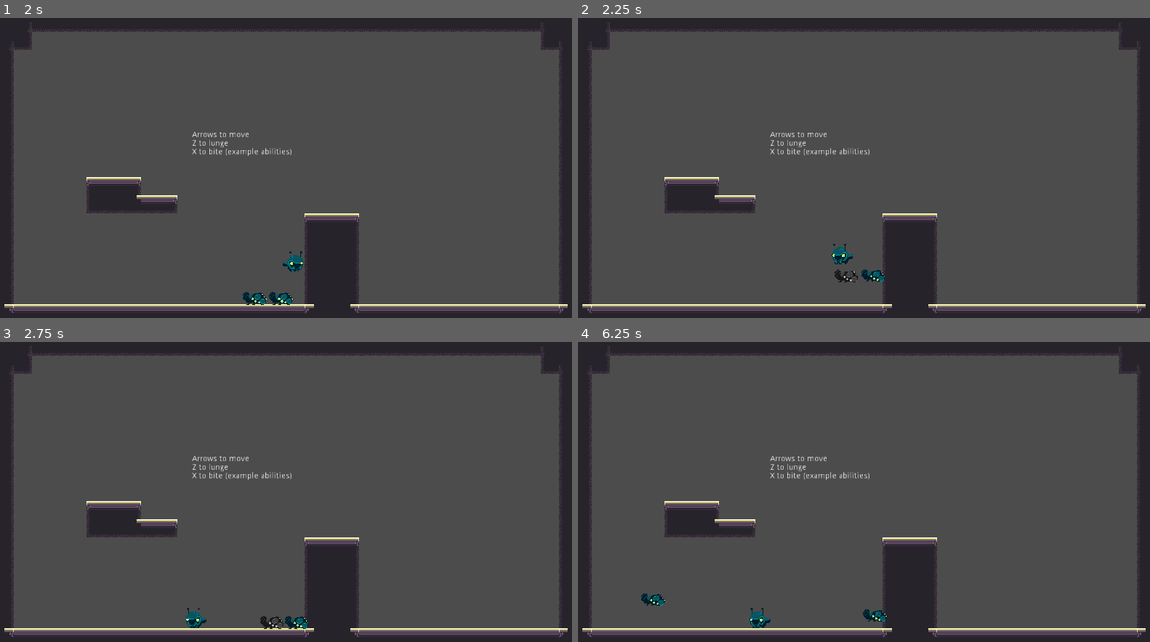
Above: before the commit, frames 1-4 (two rows, left to right).
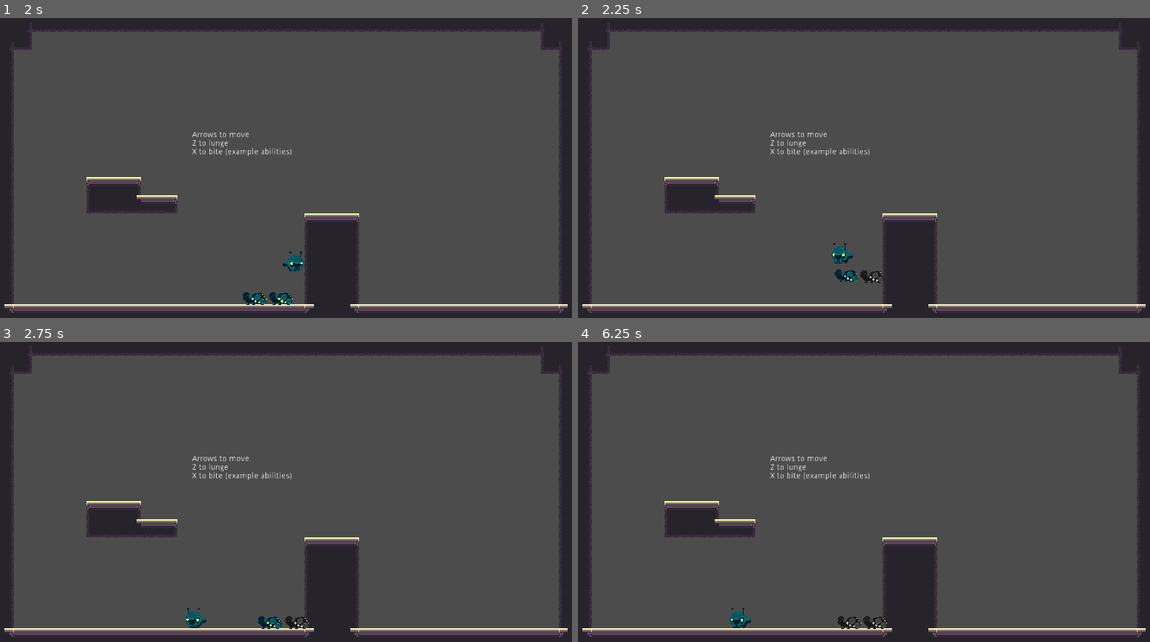
Above: after the commit, the same moments.

Repository: aveswoods/game-off-2021
Game: Godot game, scene res://creatures/test_scene.tscn
Two runs of this game, one before a commit and one after it. Both use one fixed random seed, a clock stepped at 60 frames per second and the inputs below. The project has no main scene, so this scene is started directly. Sound files missing from this copy of the repository are replaced by a short silence.
Inputs:
- Up to frame 1 (2 s): hold Right (ui_right) from 0.53 s (still down); tap Z (ui_accept) at 0.77, 1.52 s
- Up to frame 2 (2.25 s): release Right (ui_right) at 2.03 s; hold Left (ui_left) from 2.03 s (still down)
- Up to frame 3 (2.75 s): keep holding Left (ui_left)
- Up to frame 4 (6.25 s): release Left (ui_left) at 2.78 s; hold Right (ui_right) 2.78-4.28 s; tap Z (ui_accept) at 3.02, 3.77, 4.52, 6.02 s; hold Left (ui_left) 4.28-5.03 s; hold Right (ui_right) 5.03-5.78 s; hold Left (ui_left) from 5.78 s (still down)

Frame 1 is identical in both runs. In frame 2, 0.2% of the frame differs, in the area x 44-54%, y 75-89%; in frame 3, 0.2%; in frame 4, 0.7%, in the area x 11-55%, y 83-96%.

Commit message:
Added binary number explosion in CreatureSprite.gd

Diff:
--- a/creatures/CreatureSprite.gd
+++ b/creatures/CreatureSprite.gd
@@ -1,6 +1,14 @@
 extends Sprite
 
 class_name CreatureSprite
+
+signal finished_death_animation
+
+# Death animation timer
+var _death_animation_timer = Timer.new()
+
+# Particles
+var _explosion_particles = load("res://creatures/death_animations/explosion.tscn").instance()
 
 var _shader_material = null
 
@@ -22,16 +30,29 @@
 	_shader_material.set_shader_param("stunned", false)
 
 func animate_explode():
-	pass
+	_explosion_particles.emitting = true
+	_death_animation_timer.start()
 
 func animate_big_explode():
-	pass
+	emit_signal("finished_death_animation")
 
 func animate_fade_away():
-	pass
+	emit_signal("finished_death_animation")
 
 func animate_disintegrate():
-	pass
+	emit_signal("finished_death_animation")
 
 func _ready():
+	# Add death animation timer
+	_death_animation_timer.one_shot = true
+	_death_animation_timer.connect("timeout", self, "_on_death_timer_animation_timeout")
+	add_child(_death_animation_timer)
+
+	# Make particles to sprite's properties
+	# TODO
+	add_child(_explosion_particles)
+
 	_shader_material = material
+
+func _on_death_timer_animation_timeout():
+	emit_signal("finished_death_animation")
--- /dev/null
+++ b/creatures/death_animations/explosion.tscn
@@ -0,0 +1,31 @@
+[gd_scene load_steps=4 format=2]
+
+[ext_resource path="res://creatures/death_animations/binary_particles0.png" type="Texture" id=1]
+[ext_resource path="res://creatures/death_animations/binary_particles1.png" type="Texture" id=2]
+
+[sub_resource type="AnimatedTexture" id=1]
+frames = 2
+fps = 6.0
+frame_0/texture = ExtResource( 1 )
+frame_1/texture = ExtResource( 2 )
+frame_1/delay_sec = 0.0
+
+[node name="CPUParticles2D" type="CPUParticles2D"]
+emitting = false
+amount = 24
+lifetime = 1.25
+one_shot = true
+explosiveness = 0.85
+lifetime_randomness = 1.0
+local_coords = false
+texture = SubResource( 1 )
+emission_shape = 1
+emission_sphere_radius = 20.0
+direction = Vector2( 0, -1 )
+spread = 60.0
+gravity = Vector2( 0, 0 )
+initial_velocity = 100.0
+initial_velocity_random = 0.5
+linear_accel = -30.0
+scale_amount = 2.0
+scale_amount_random = 1.0
--- a/creatures/enemies/Enemy.gd
+++ b/creatures/enemies/Enemy.gd
@@ -14,10 +14,10 @@
 var _stun_timer = Timer.new()
 var hp = 0
 enum death_source {
-	IMPACT,
-	EXPLOSION,
-	ERASE,
-	WATER
+	IMPACT, # 0
+	EXPLOSION, # 1
+	ERASE, # 2
+	WATER # 3
 }
 
 # Physics variables
@@ -42,7 +42,7 @@
 	_stun_timer.start()
 
 
-func take_damage(amount : int, impulse : Vector2 = Vector2.ZERO, source = death_source.ERASE):
+func take_damage(amount : int, source = death_source.ERASE):
 	hp -= amount
 	if hp <= 0:
 		emit_signal("killed", source)
--- a/creatures/enemies/test/TestEnemy.gd
+++ b/creatures/enemies/test/TestEnemy.gd
@@ -57,6 +57,8 @@
 
 
 func _on_TestEnemy_killed(source):
+	_hitbox.monitoring = false
+
 	match source:
 		death_source.IMPACT:
 			_sprite.animate_explode()
@@ -66,4 +68,7 @@
 			_sprite.animate_fade_away()
 		death_source.WATER:
 			_sprite.animate_disintegrate()
+
+
+func _on_CreatureSprite_finished_death_animation():
 	queue_free()
--- a/creatures/enemies/test/TestEnemy.tscn
+++ b/creatures/enemies/test/TestEnemy.tscn
@@ -45,5 +45,6 @@
 [connection signal="killed" from="." to="." method="_on_TestEnemy_killed"]
 [connection signal="stunned" from="." to="." method="_on_TestEnemy_stunned"]
 [connection signal="unstunned" from="." to="." method="_on_TestEnemy_unstunned"]
+[connection signal="finished_death_animation" from="CreatureSprite" to="." method="_on_CreatureSprite_finished_death_animation"]
 [connection signal="hitbox_entered" from="EnemyHitbox" to="." method="_on_EnemyHitbox_hitbox_entered"]
 [connection signal="timeout" from="Timer" to="." method="_on_Timer_timeout"]
--- a/creatures/player/Player.tscn
+++ b/creatures/player/Player.tscn
@@ -1,9 +1,10 @@
-[gd_scene load_steps=9 format=2]
+[gd_scene load_steps=10 format=2]
 
 [ext_resource path="res://creatures/CreatureSprite.gd" type="Script" id=1]
 [ext_resource path="res://creatures/player/Player.gd" type="Script" id=2]
 [ext_resource path="res://creatures/player/frames/player-frames.png" type="Texture" id=3]
 [ext_resource path="res://creatures/creature_shader_material.tres" type="Material" id=4]
+[ext_resource path="res://creatures/death_animations/explosion.tscn" type="PackedScene" id=5]
 
 [sub_resource type="CircleShape2D" id=1]
 radius = 18.0
@@ -92,5 +93,7 @@
 anims/idle = SubResource( 3 )
 anims/run = SubResource( 4 )
 
+[node name="CPUParticles2D" parent="." instance=ExtResource( 5 )]
+
 [connection signal="timeout" from="InvincibilityTimer" to="." method="_on_InvincibilityTimer_timeout"]
 [connection signal="timeout" from="StunTimer" to="." method="_on_StunTimer_timeout"]
--- a/creatures/player/abilities/bite_action.gd
+++ b/creatures/player/abilities/bite_action.gd
@@ -29,7 +29,7 @@
 	if body.is_in_group("enemy"):
 		var direction_x = -1 if _player.is_facing_left() else 1
 		body.bump(bite_impact_impulse * Vector2(direction_x, -1))
-		body.take_damage(bite_damage)
+		body.take_damage(bite_damage, 0)
 
 
 func _on_Timer_timeout():
--- a/creatures/player/abilities/stomp_passive.tscn
+++ b/creatures/player/abilities/stomp_passive.tscn
@@ -3,7 +3,7 @@
 [ext_resource path="res://creatures/player/abilities/stomp_passive.gd" type="Script" id=1]
 
 [sub_resource type="RectangleShape2D" id=1]
-extents = Vector2( 20, 13 )
+extents = Vector2( 20, 14 )
 
 [node name="Area2D" type="Area2D"]
 monitorable = false
@@ -12,7 +12,7 @@
 script = ExtResource( 1 )
 
 [node name="CollisionShape2D" type="CollisionShape2D" parent="."]
-position = Vector2( 0, 13 )
+position = Vector2( 0, 14 )
 shape = SubResource( 1 )
 
 [connection signal="body_entered" from="." to="." method="_on_Area2D_body_entered"]
Binary file added: creatures/death_animations/binary_particles.png
Not shown, added: creatures/death_animations/binary_particles.png.import
Binary file added: creatures/death_animations/binary_particles0.png
Not shown, added: creatures/death_animations/binary_particles0.png.import
Binary file added: creatures/death_animations/binary_particles1.png
Not shown, added: creatures/death_animations/binary_particles1.png.import
